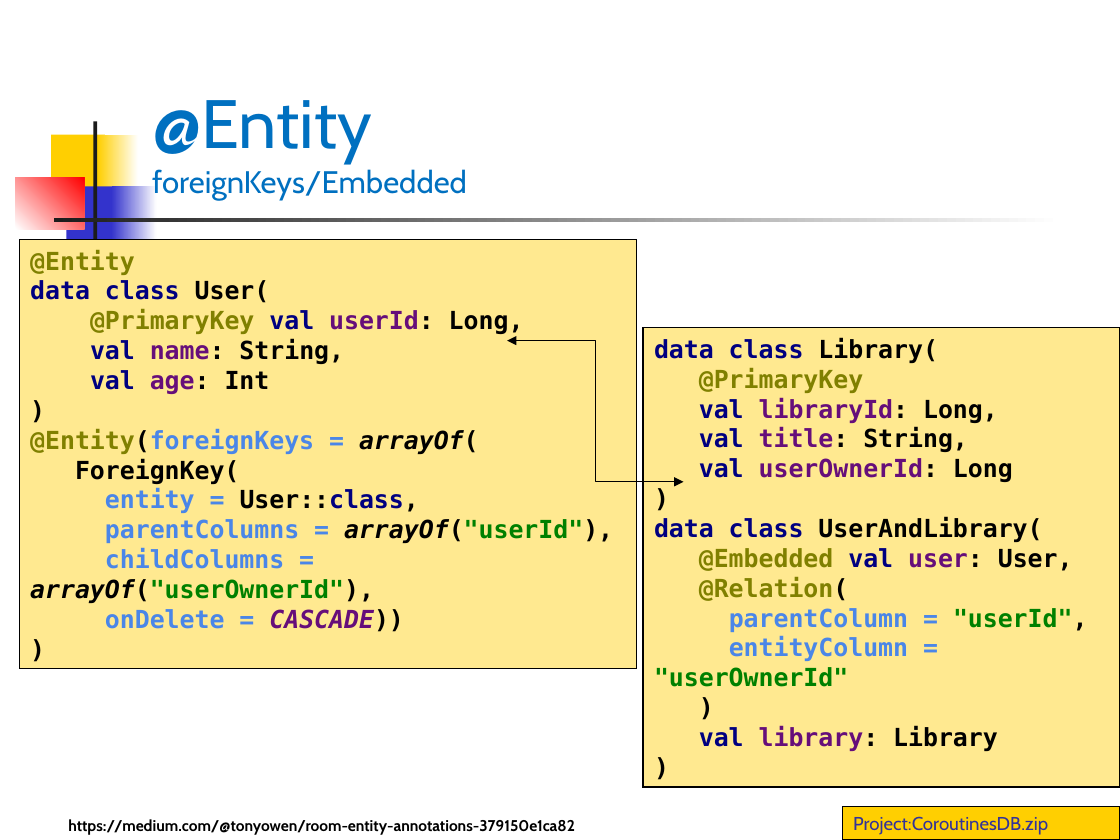
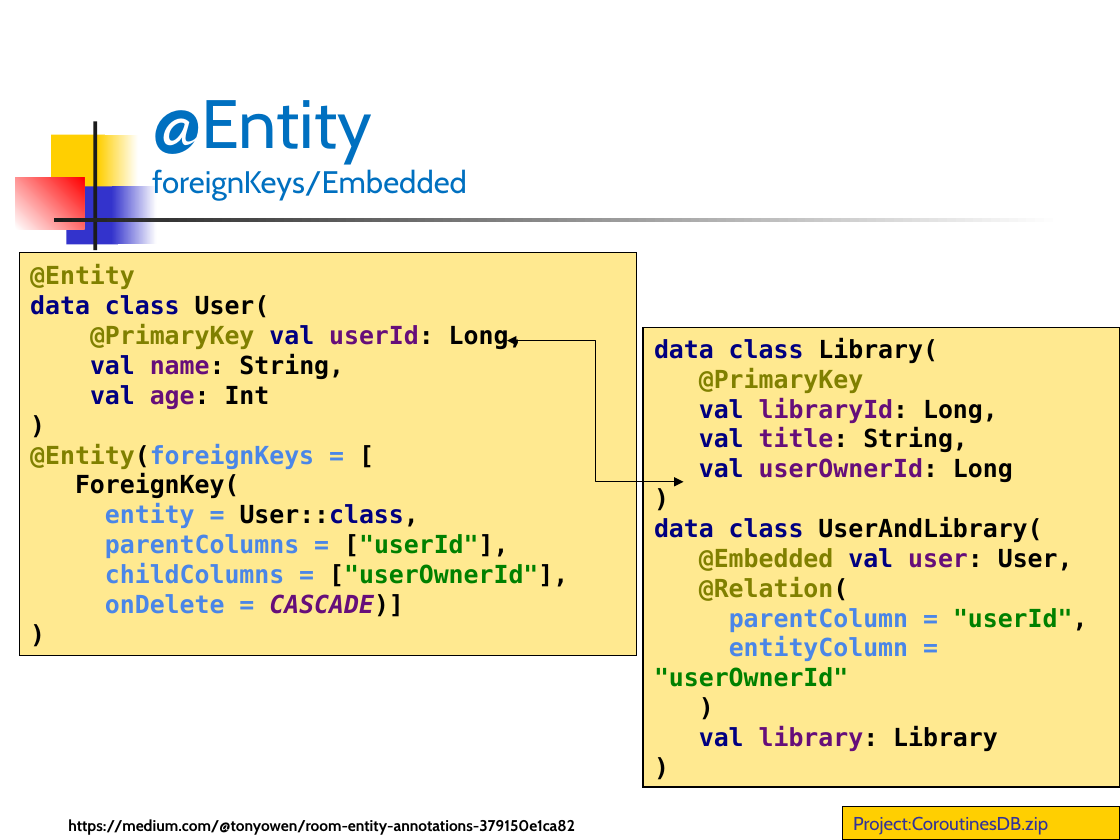
Before and after one commit to vmandro/Prednasky, a slide deck: slide 7 of 12/12_Android.ppt (slide 6 before the commit). Drawn at 1120x840 pixels with LibreOffice and Linux fonts; fonts in the diff are those of the drawing. Boxes give left, top, right and bottom in pixels: in the first picture for what was removed or moved away, otherwise in the second. Text is boxed around its words. In the diff, an @@ line names an element or a change of style, - is before the commit and + after.

```diff
--- a/12/12_Android.ppt
+++ b/12/12_Android.ppt
@@ rectangle "@Entity data class User( @PrimaryKey ...": place and size @@
-rectangle "@Entity data class User( @PrimaryKey ..." at <box>19,240,636,669</box>
+rectangle "@Entity data class User( @PrimaryKey ..." at <box>19,252,636,655</box>
@@ text in rectangle at <box>30,264,524,469</box>: text changed @@
-@Entity
-data class User(
-@PrimaryKey val userId: Long,
-val name: String,
-val age: Int
-)
-@Entity(foreignKeys = arrayOf(
+@Entity
+data class User(
+@PrimaryKey val userId: Long,
+val name: String,
+val age: Int
+)
+@Entity(foreignKeys = [
@@ text in rectangle at <box>105,503,568,617</box>: text changed @@
-entity = User::class,
-parentColumns = arrayOf("userId"),
-childColumns = arrayOf("userOwnerId"),
-onDelete = CASCADE))
+entity = User::class,
+parentColumns = ["userId"],
+childColumns = ["userOwnerId"],
+onDelete = CASCADE)]
```
Also in this commit, not shown: 24 other slides changed, 6 slides added, 1 slide removed, 1 other file.
